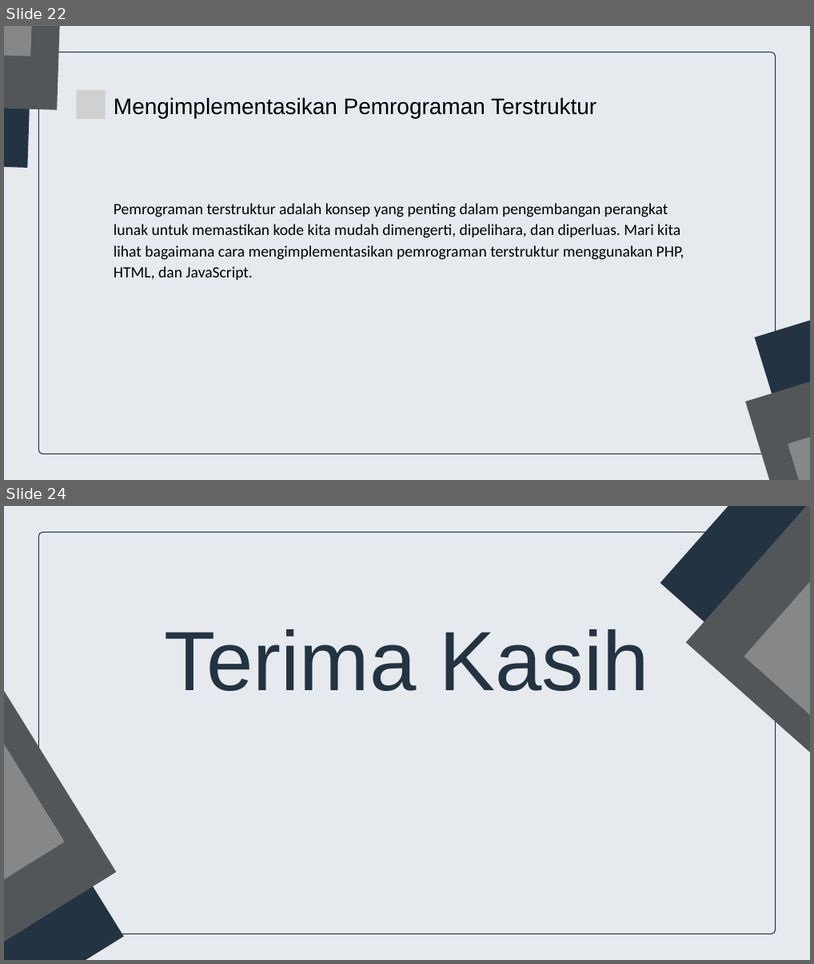
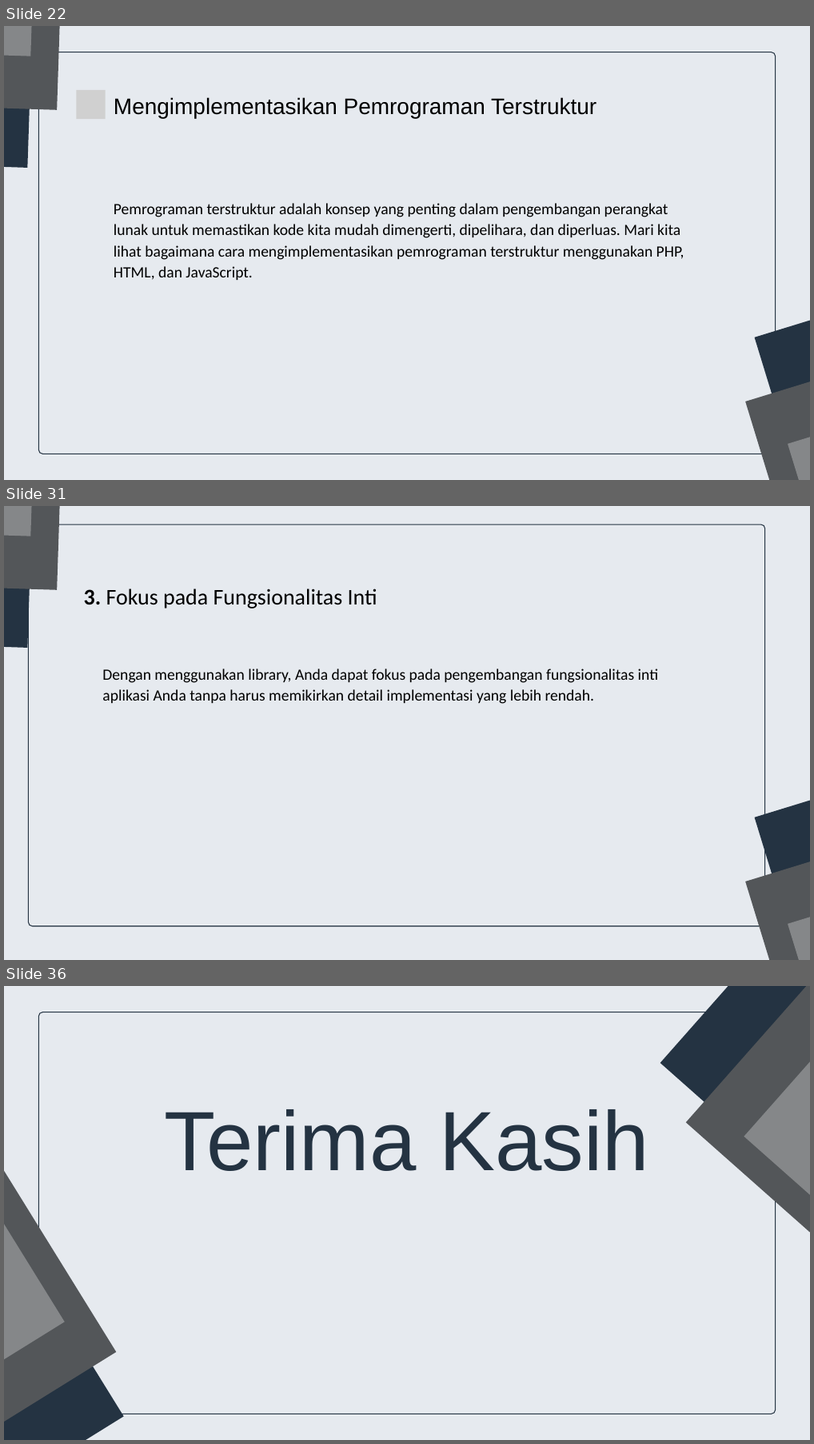
Before and after one commit to gemafajar09/bnsp-junior-web, a slide deck: junior-web-dev.pptx. Shown one above the other, each under a label of ours: slides 22 and 24 before the commit, slides 22, 31 and 36 after it; the slides between them are not shown. The pictures are 814x964 and 814x1444 pixels, drawn with LibreOffice and Linux fonts; fonts in the diff are those of the drawing; grey boxes stand for pictures. Boxes give left, top, right and bottom in pixels: in the first picture for what was removed or moved away, otherwise in the second. Text is boxed around its words. In the diff, an @@ line names an element or a change of style, - is before the commit and + after.

```diff
--- a/junior-web-dev.pptx
+++ b/junior-web-dev.pptx
@@ slide 31 added at (4,506,810,960), background #E6EAEF @@
@@ freeform shape added at (4,506,36,648), fill #243342 @@
@@ freeform shape added at (4,506,65,590), fill #535659 @@
@@ freeform shape added at (4,506,39,536), fill #858789 @@
@@ freeform shape added at (28,524,766,926), fill #E6EAEF, outline #243342 1.5 pt @@
@@ text added at (84,588,378,608), 40 pt, text #000000 @@
+3. Fokus pada Fungsionalitas Inti
@@ text added at (102,668,659,704), 28 pt, text #000000 @@
+Dengan menggunakan library, Anda dapat fokus pada pengembangan fungsionalitas inti aplikasi Anda tanpa harus memikirkan detail implementasi yang lebih rendah.
@@ freeform shape added at (754,744,810,960), fill #243342 @@
@@ freeform shape added at (746,809,810,960), fill #535659 @@
@@ freeform shape added at (788,852,810,960), fill #858789 @@
@@ what was slide 24 is now slide 36 @@
```
Also in this commit, not shown: 1 slide changed, 11 other slides added, 4 other files.
